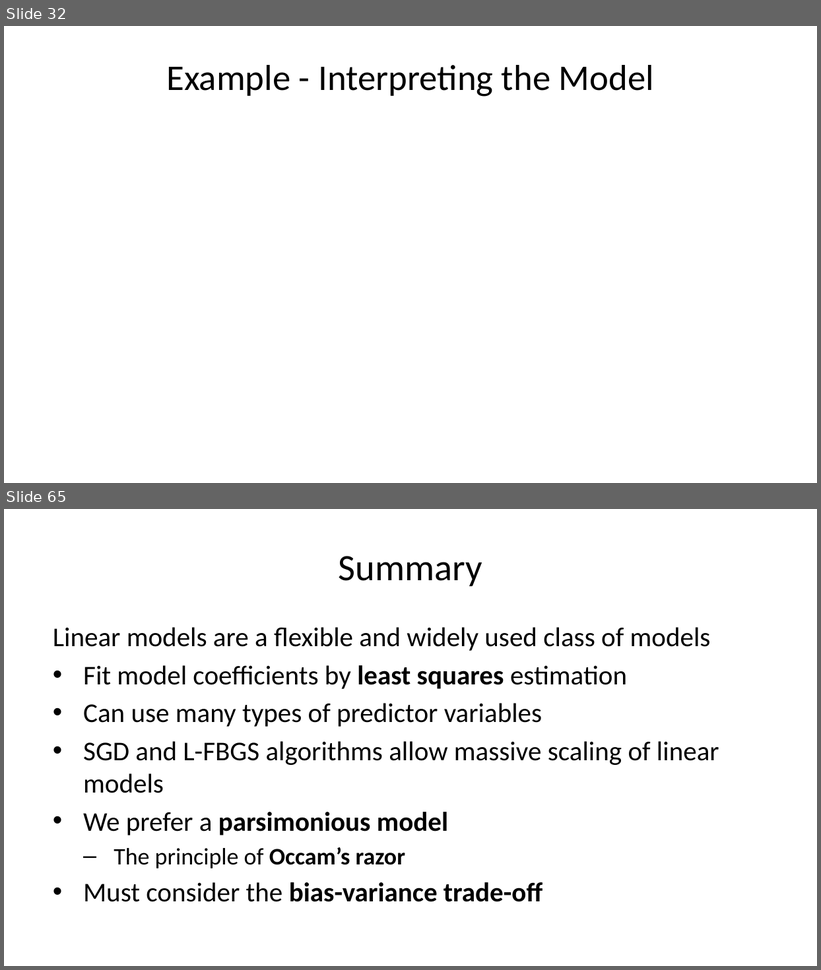
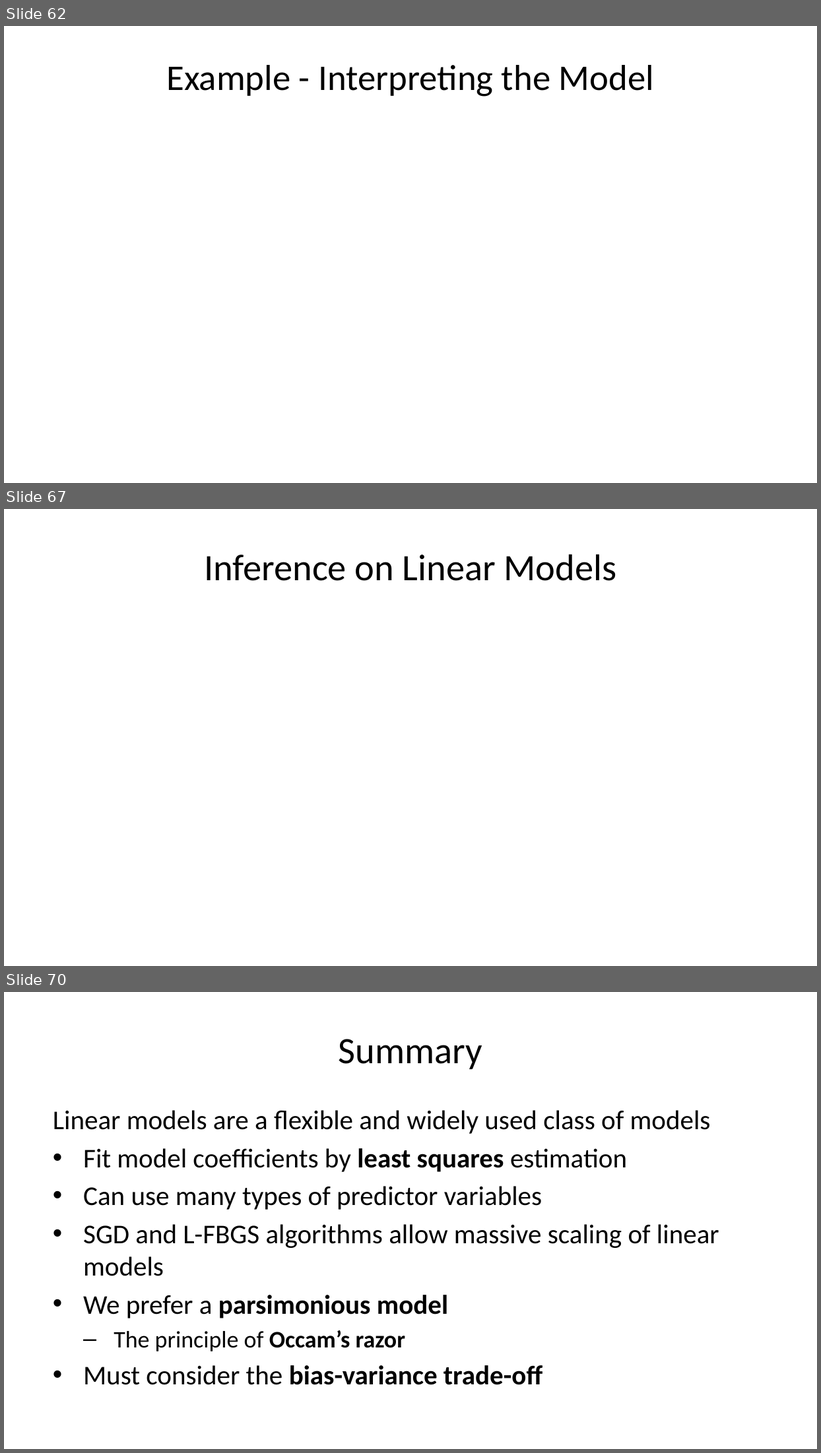
Before and after one commit to StephenElston/CSCI-E-83, a slide deck: LectureSlides/08_IntroductionToLinearModels.pptx. Shown one above the other, each under a label of ours: slides 32 and 65 before the commit, slides 62, 67 and 70 after it; the slides between them are not shown. The pictures are 821x970 and 821x1453 pixels, drawn with LibreOffice and Linux fonts; fonts in the diff are those of the drawing; grey boxes stand for pictures. Boxes give left, top, right and bottom in pixels: in the first picture for what was removed or moved away, otherwise in the second. Text is boxed around its words. In the diff, an @@ line names an element or a change of style, - is before the commit and + after.

```diff
--- a/LectureSlides/08_IntroductionToLinearModels.pptx
+++ b/LectureSlides/08_IntroductionToLinearModels.pptx
@@ slide 67 added at bbox=[4, 509, 817, 966], background #FFFFFF @@
@@ title added at bbox=[204, 554, 617, 581], 33 pt, text #000000 @@
+Inference on Linear Models
@@ what was slide 32 is now slide 62 @@
@@ what was slide 65 is now slide 70 @@
```
Also in this commit, not shown: 5 slides changed, 5 other slides added, 1 slide removed.
